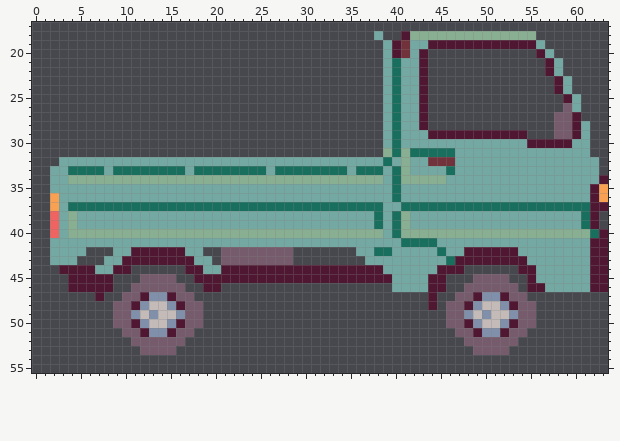
One commit to this pixel-art sprite: img/sambar-side.png. Above: the version before the commit.
The file is 128x128 pixels, drawn in blocks of 2x2; one block is one cell here. Shown: x 0..63, y 17..55.
New version:
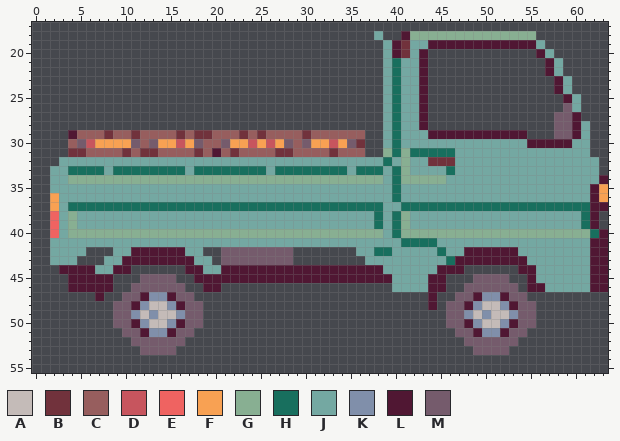
Palette (. is transparent): A #c4bbb8  B #71323c  C #975e5e  D #c7555e  E #ef6361  F #f8a153  G #88af92  H #186f5e  J #74a8a2  K #808faa  L #501733  M #755b6c
The commit says: add splash art, improve side view
Change:
Changed rows in their new state; - is an unchanged pixel.
first column x 4:
29 LCCCBCCBCCCCBCBBCCCBCBCCCCBCCCCCC
30 CMDFFFFMCMFFDFMCCMFFDFDFMCMFFDFMB
31 BBCCCCBCBBCCCCBCLCBCCCCBBCCCCBCCC
Pixel boxes of the changes (left, top, right, bottom) in both pictures:
added: (68, 130, 365, 157)
